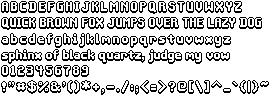
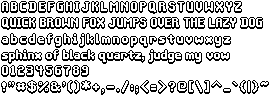
Layered file, before and after one edit (280x96). Changes by layer:
painted on "Background" over 66, 5, 263, 61
